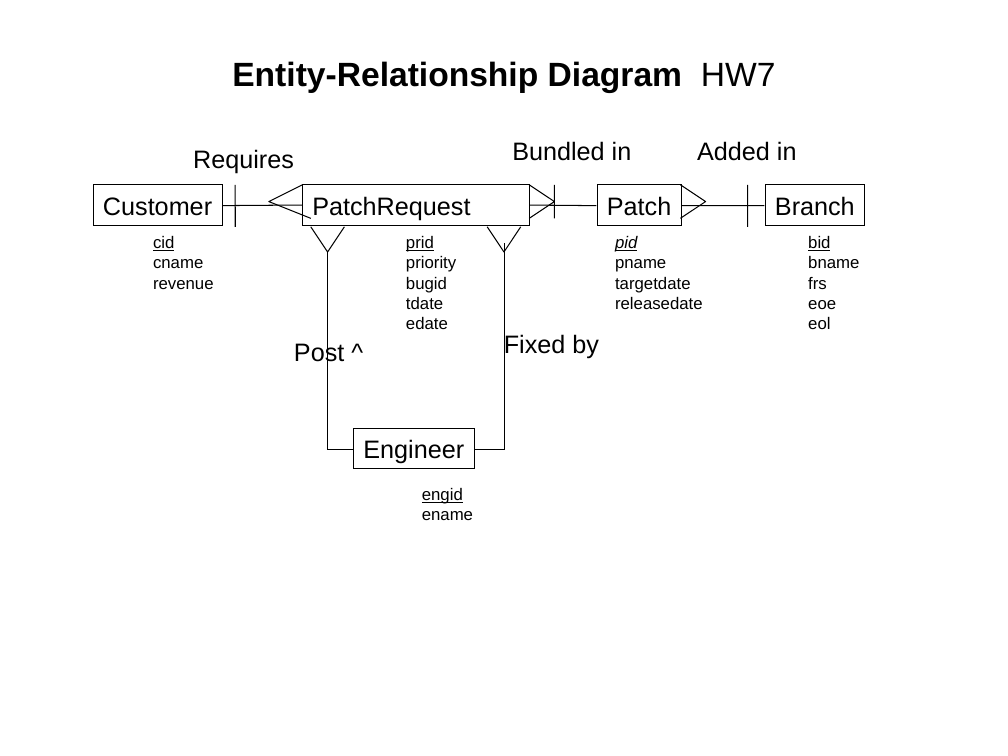
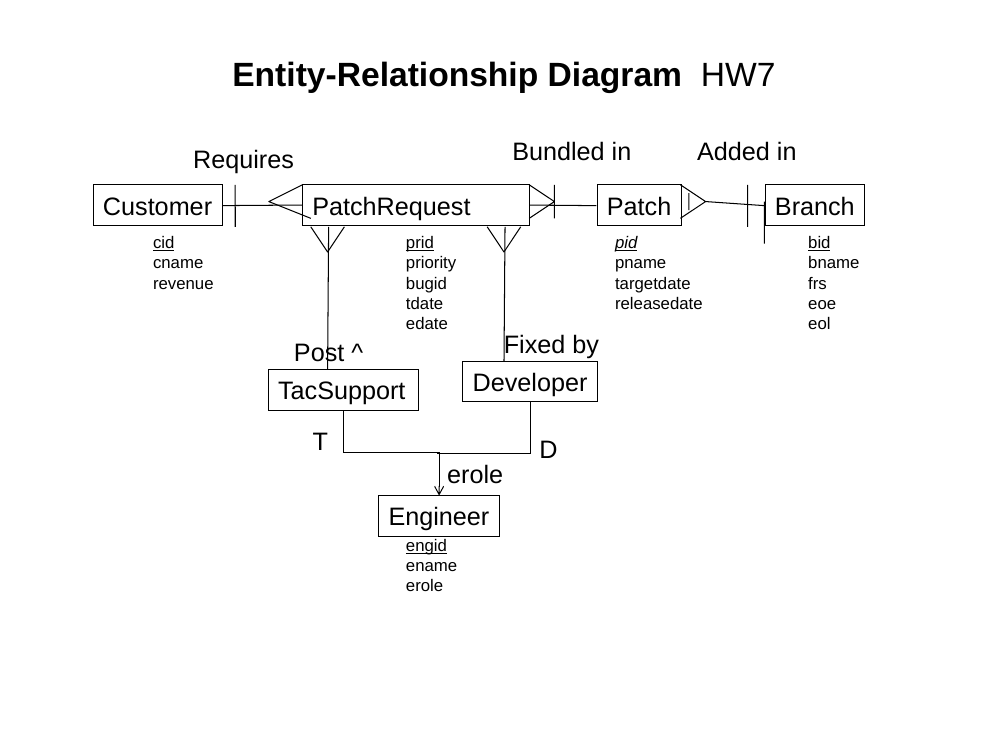
Before and after one commit to rte126/src-pe-tools, a slide deck: slide 6 of classes/CS579/dbclass/Project.ppt. Drawn at 1008x756 pixels with LibreOffice and Linux fonts; fonts in the diff are those of the drawing. Boxes give left, top, right and bottom in pixels: in the first picture for what was removed or moved away, otherwise in the second. Text is boxed around its words. In the diff, an @@ line names an element or a change of style, - is before the commit and + after.

```diff
--- a/classes/CS579/dbclass/Project.ppt
+++ b/classes/CS579/dbclass/Project.ppt
@@ line added from (688, 194) to (688, 210), #000000 0.74 pt @@
@@ line moved from (682, 206) - (764, 206) to (706, 202) - (764, 206) @@
@@ line added from (764, 202) to (764, 244), #000000 0.74 pt @@
@@ line added from (328, 370) to (329, 227), #000000 0.74 pt @@
@@ line added from (504, 361) to (505, 227), #000000 0.74 pt @@
@@ elbow line removed from (353, 450) to (328, 252) @@
@@ elbow line removed from (475, 450) to (504, 244) @@
@@ rectangle added at box(268, 370, 418, 410), outline #000000 0.74 pt, 18 pt, text #000000 @@
+TacSupport
@@ rectangle added at box(463, 361, 598, 401), outline #000000 0.74 pt, 18 pt, text #000000 @@
+Developer
@@ elbow arrow added from (344, 410) to (439, 496), #000000 0.74 pt @@
@@ elbow line added from (530, 402) to (436, 454), #000000 0.74 pt @@
@@ text added at box(313, 432, 328, 450), 18 pt, text #000000 @@
+T
@@ text added at box(539, 440, 557, 458), 18 pt, text #000000 @@
+D
@@ text added at box(447, 464, 503, 484), 18 pt, text #000000 @@
+erole
@@ rectangle "Engineer": place and size @@
-rectangle "Engineer" at box(354, 428, 475, 469)
+rectangle "Engineer" at box(379, 496, 500, 536)
@@ text "engid": place and size @@
-text "engid" at box(422, 488, 473, 520)
+text "engid" at box(406, 539, 457, 591)
@@ text at box(406, 579, 443, 591): paragraph added @@
+erole
```
Also in this commit, not shown: 3 slides added, 2 other files.
